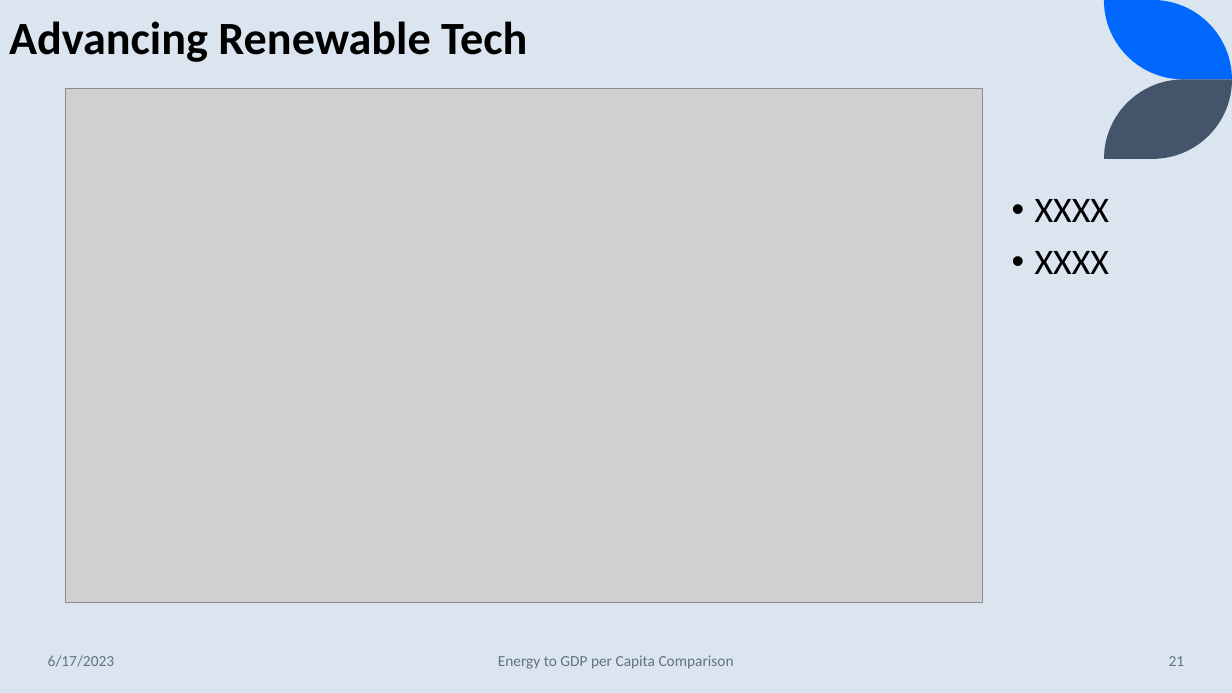
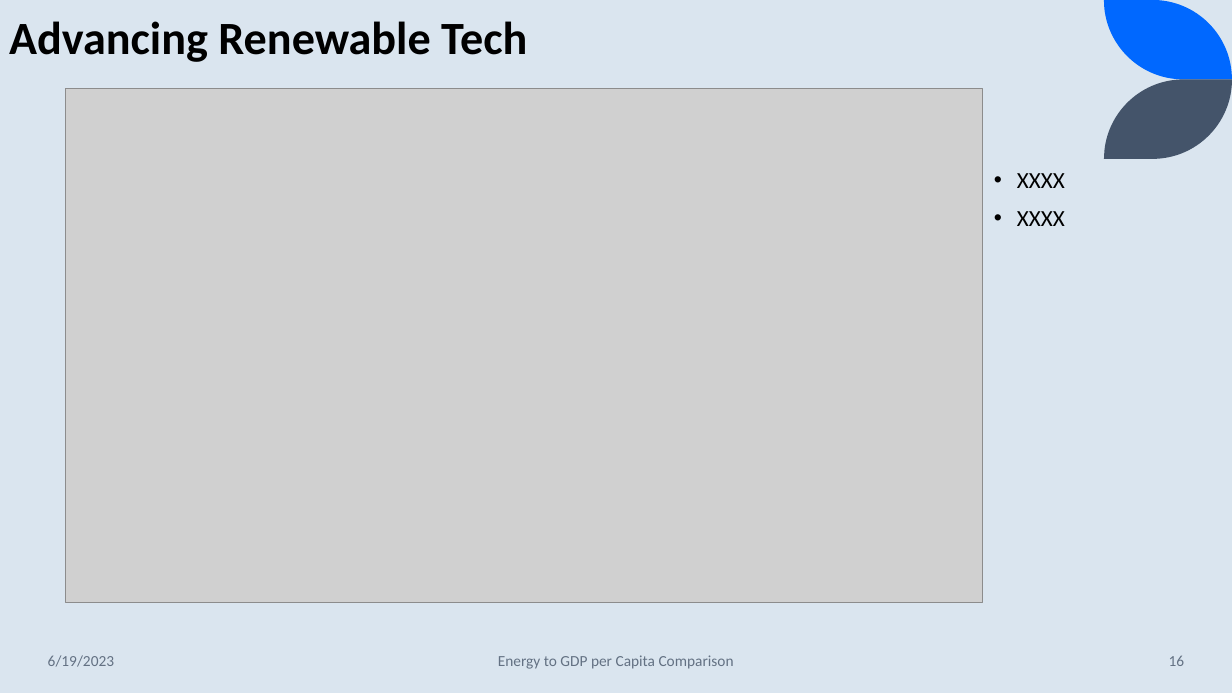
Before and after one commit to lawrence-haggerty/haggerty_energy_gdp_capstone, a slide deck: slide 16 of presentation/haggerty_energy_gdp_1.pptx (slide 21 before the commit). Drawn at 1232x693 pixels with LibreOffice and Linux fonts; fonts in the diff are those of the drawing; grey boxes stand for pictures. Boxes give left, top, right and bottom in pixels: in the first picture for what was removed or moved away, otherwise in the second. Text is boxed around its words. In the diff, an @@ line names an element or a change of style, - is before the commit and + after.

```diff
--- a/presentation/haggerty_energy_gdp_1.pptx
+++ b/presentation/haggerty_energy_gdp_1.pptx
@@ text "XXXX": place and size @@
-text "XXXX" at [1035, 199, 1109, 274]
+text "XXXX" at [1017, 173, 1065, 226]
@@ text "XXXX" at [1017, 173, 1065, 226]: size 28 to 18 pt @@
@@ text at [48, 655, 114, 667]: text changed @@
-6/17/2023
+6/19/2023
@@ page number at [1169, 655, 1185, 666]: text changed @@
-21
+16
```
Also in this commit, not shown: 37 other slides changed, 17 slides added.
